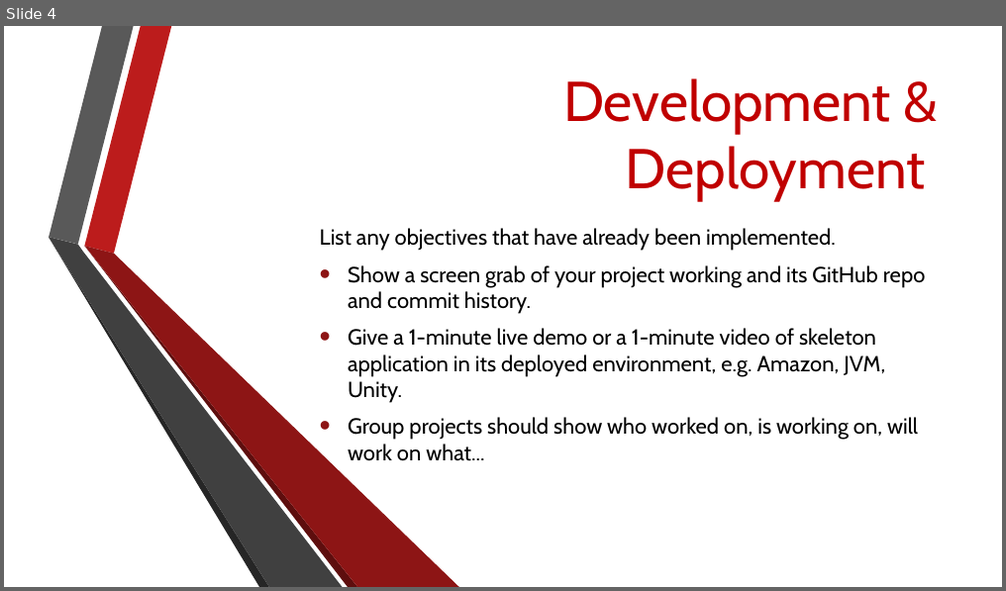
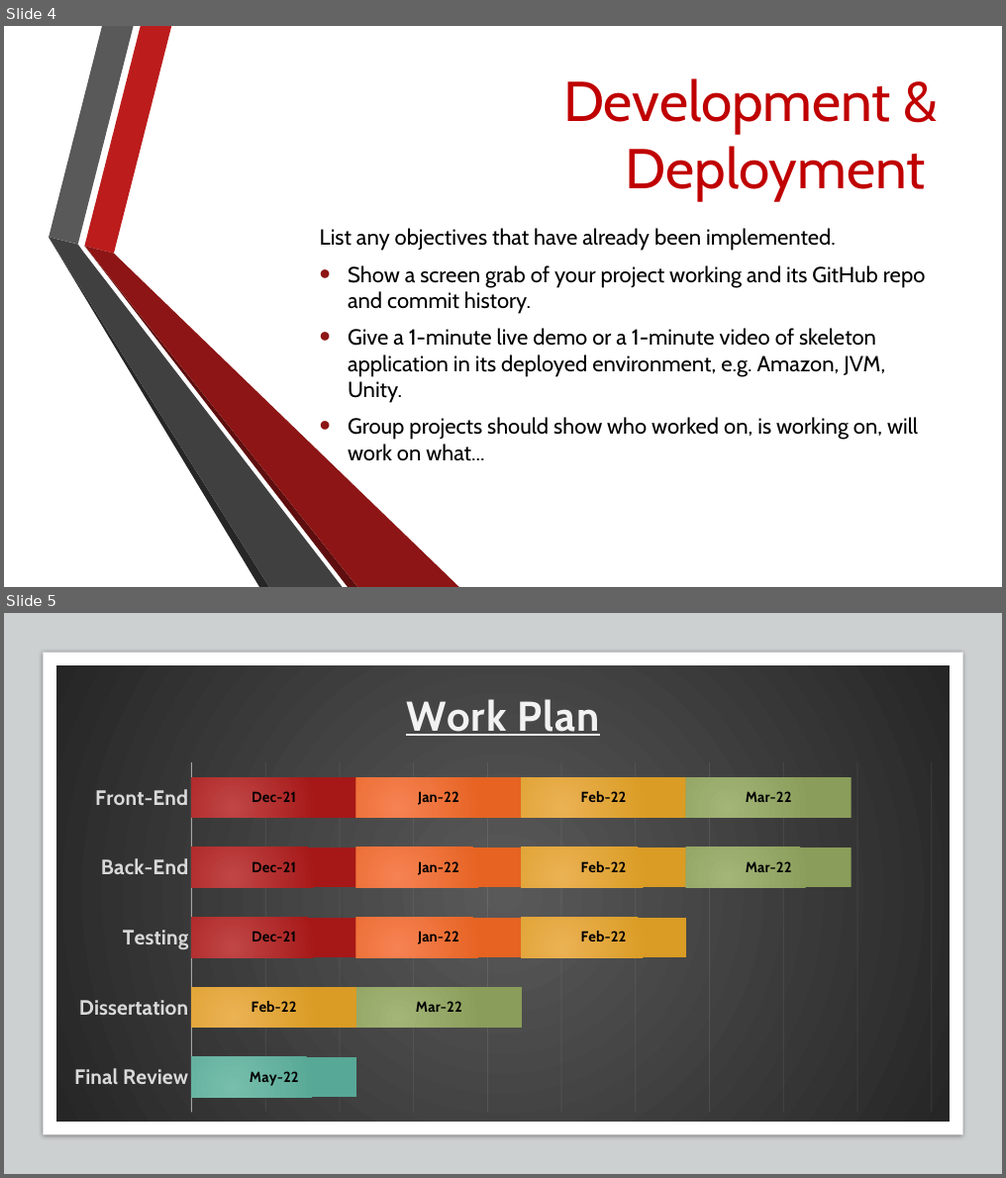
Before and after one commit to Oskar-Ciebien/Timetable_Application, a slide deck: Documents/Semester 1 Presentation.pptx. Shown one above the other, each under a label of ours: slide 4 before the commit, slides 4 and 5 after it. The pictures are 1006x591 and 1006x1178 pixels, drawn with LibreOffice and Linux fonts; fonts in the diff are those of the drawing; background and template pictures are left out. Boxes give left, top, right and bottom in pixels: in the first picture for what was removed or moved away, otherwise in the second. Text is boxed around its words. In the diff, an @@ line names an element or a change of style, - is before the commit and + after.

Commit message:
Finish Slide 5

```diff
--- a/Documents/Semester 1 Presentation.pptx
+++ b/Documents/Semester 1 Presentation.pptx
@@ slide 5 added at box(4, 613, 1002, 1174), background picture (left out); not listed: 6 template elements that a slide beside it also shows @@
@@ rectangle added at box(4, 613, 1002, 1174), fill #CDD0D1 @@
@@ rectangle added at box(43, 653, 963, 1136), fill #FFFFFF @@
@@ bar stacked chart added at box(56, 665, 949, 1121) @@
+title "Work Plan "
+categories: Front-End, Back-End, Testing, Dissertation, Final Review
+Series 1: 44531, 44531, 44531, -, -
+Series 2: 44562, 44562, 44562, -, -
+Series 3: 44593, 44593, 44593, 44593, -
+Series 4: 44621, 44621, -, 44635, -
+Series 5: -, -, -, -, 44682
@@ group added at box(16, 613, 216, 1174): 6 freeform shapes @@
```
Also in this commit, not shown: 1 slide removed.
